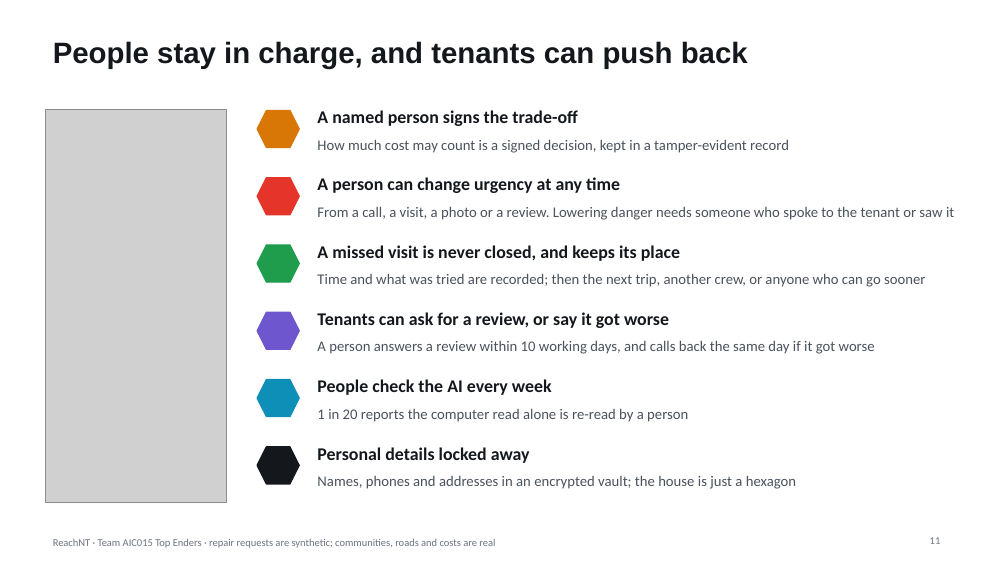
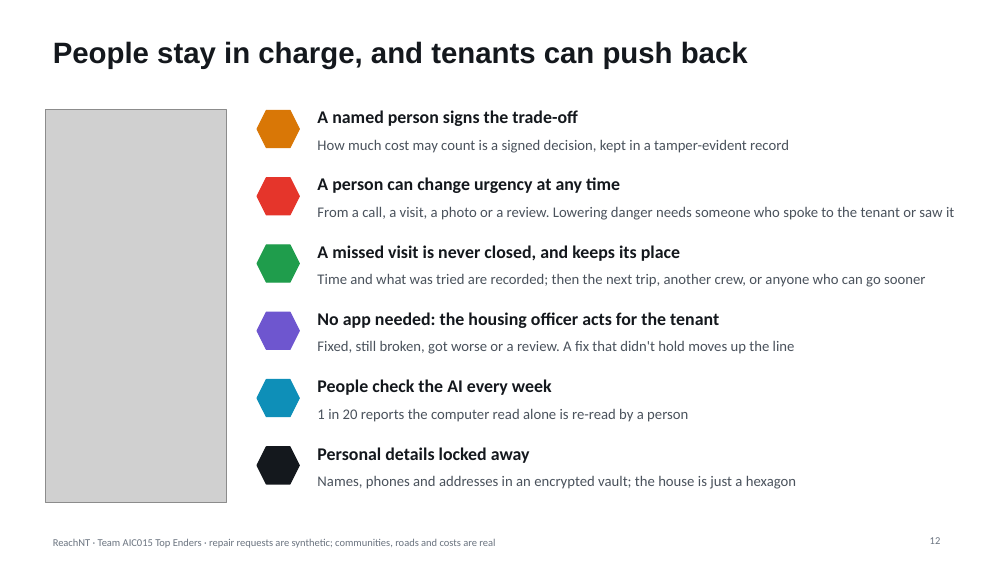
Before and after one commit to harshrastogii/reachnt, a slide deck: slide 12 of docs/deck/DataChallenge_Team AIC015_Slides.pptx (slide 11 before the commit). Drawn at 1008x567 pixels with LibreOffice and Linux fonts; fonts in the diff are those of the drawing; grey boxes stand for pictures. Boxes give left, top, right and bottom in pixels: in the first picture for what was removed or moved away, otherwise in the second. Text is boxed around its words. In the diff, an @@ line names an element or a change of style, - is before the commit and + after.

```diff
--- a/docs/deck/DataChallenge_Team AIC015_Slides.pptx
+++ b/docs/deck/DataChallenge_Team AIC015_Slides.pptx
@@ text at (x1=317, y1=312, x2=719, y2=328): text changed @@
-Tenants can ask for a review, or say it got worse
+No app needed: the housing officer acts for the tenant
@@ text at (x1=317, y1=341, x2=795, y2=354): text changed @@
-A person answers a review within 10 working days, and calls back the same day if it got worse
+Fixed, still broken, got worse or a review. A fix that didn't hold moves up the line
```
Also in this commit, not shown: 2 other slides changed, 1 slide added, 7 other files.
